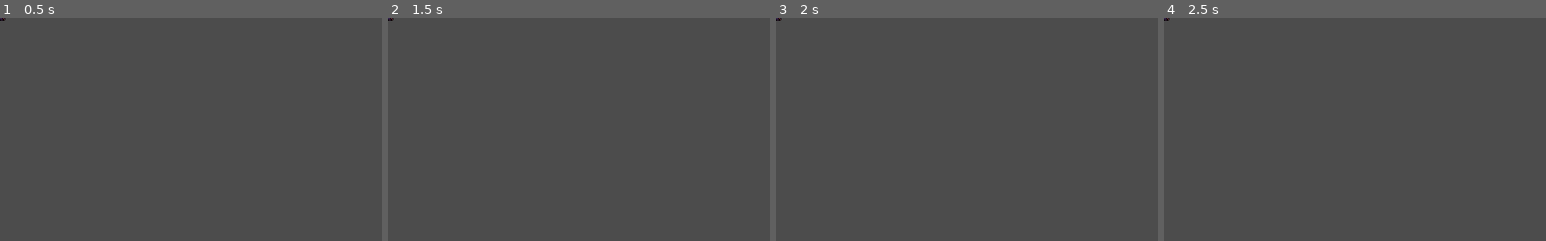
Above: before the commit, frames 1-4 (left to right).
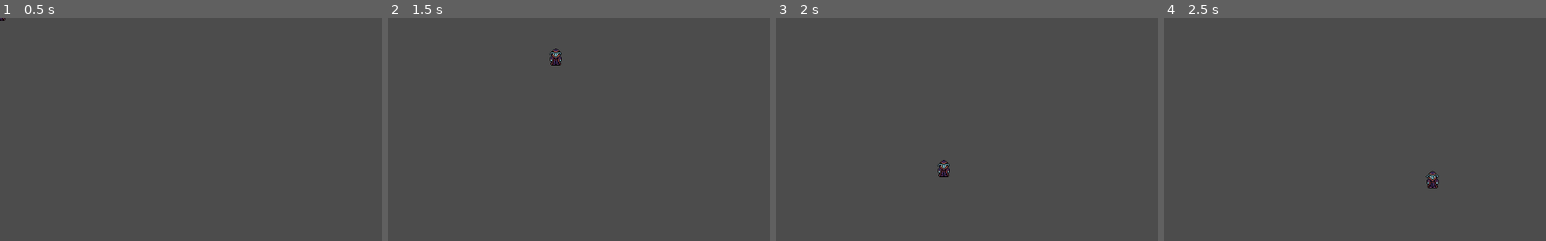
Above: after the commit, the same moments.

Repository: veech/cantation
Game: Godot game, scene res://Scenes/Player.tscn
The game is run twice, just before and just after one commit, with the same random seed, the same clock (stepped at 60 frames per second) and the same inputs.
Inputs:
- Up to frame 1 (0.5 s): no input
- Up to frame 2 (1.5 s): tap Enter at 0.5 s; hold Right (right) 0.53-1.28 s; tap Space at 1.25 s; hold Down (down) from 1.28 s (still down)
- Up to frame 3 (2 s): keep holding Down (down)
- Up to frame 4 (2.5 s): release Down (down) at 2.03 s; hold Right (right) from 2.03 s (still down)
The pictures show only the part of the screen within x 0-50%, y 0-50%; the shares and areas given below are measured in that part.

Frame 1 is identical in both runs. In frame 2, 0.2% of the frame differs, in the area x 0-46%, y 0-22%; in frame 3, 0.2%; in frame 4, 0.2%, in the area x 0-72%, y 0-77%.

Commit message:
feat: add basic movement to Player

Diff:
--- a/Scenes/Player.tscn
+++ b/Scenes/Player.tscn
@@ -1,6 +1,7 @@
-[gd_scene load_steps=5 format=2]
+[gd_scene load_steps=6 format=2]
 
 [ext_resource path="res://Assets/Mage_Animations.png" type="Texture" id=1]
+[ext_resource path="res://Scripts/Player.gd" type="Script" id=2]
 
 [sub_resource type="AtlasTexture" id=1]
 atlas = ExtResource( 1 )
@@ -15,14 +16,14 @@
 } ]
 
 [sub_resource type="RectangleShape2D" id=3]
-extents = Vector2( 7.13808, 11.5085 )
+extents = Vector2( 7.13808, 11.7045 )
 
 [node name="KinematicBody2D" type="KinematicBody2D"]
+script = ExtResource( 2 )
 
 [node name="AnimatedSprite" type="AnimatedSprite" parent="."]
 frames = SubResource( 2 )
 animation = "idle"
-playing = true
 offset = Vector2( 8, -12 )
 
 [node name="CollisionShape2D" type="CollisionShape2D" parent="."]
--- /dev/null
+++ b/Scripts/Player.gd
@@ -0,0 +1,14 @@
+extends KinematicBody2D
+
+const SPEED = 300
+
+var motion: Vector2 = Vector2(0, 0)
+
+func _physics_process(delta):
+	var x_direction: int = Input.get_action_strength("right") - Input.get_action_strength("left")
+	var y_direction: int = Input.get_action_strength("down") - Input.get_action_strength("up")
+
+	motion.x = x_direction * SPEED
+	motion.y = y_direction * SPEED
+
+	move_and_slide(motion)
